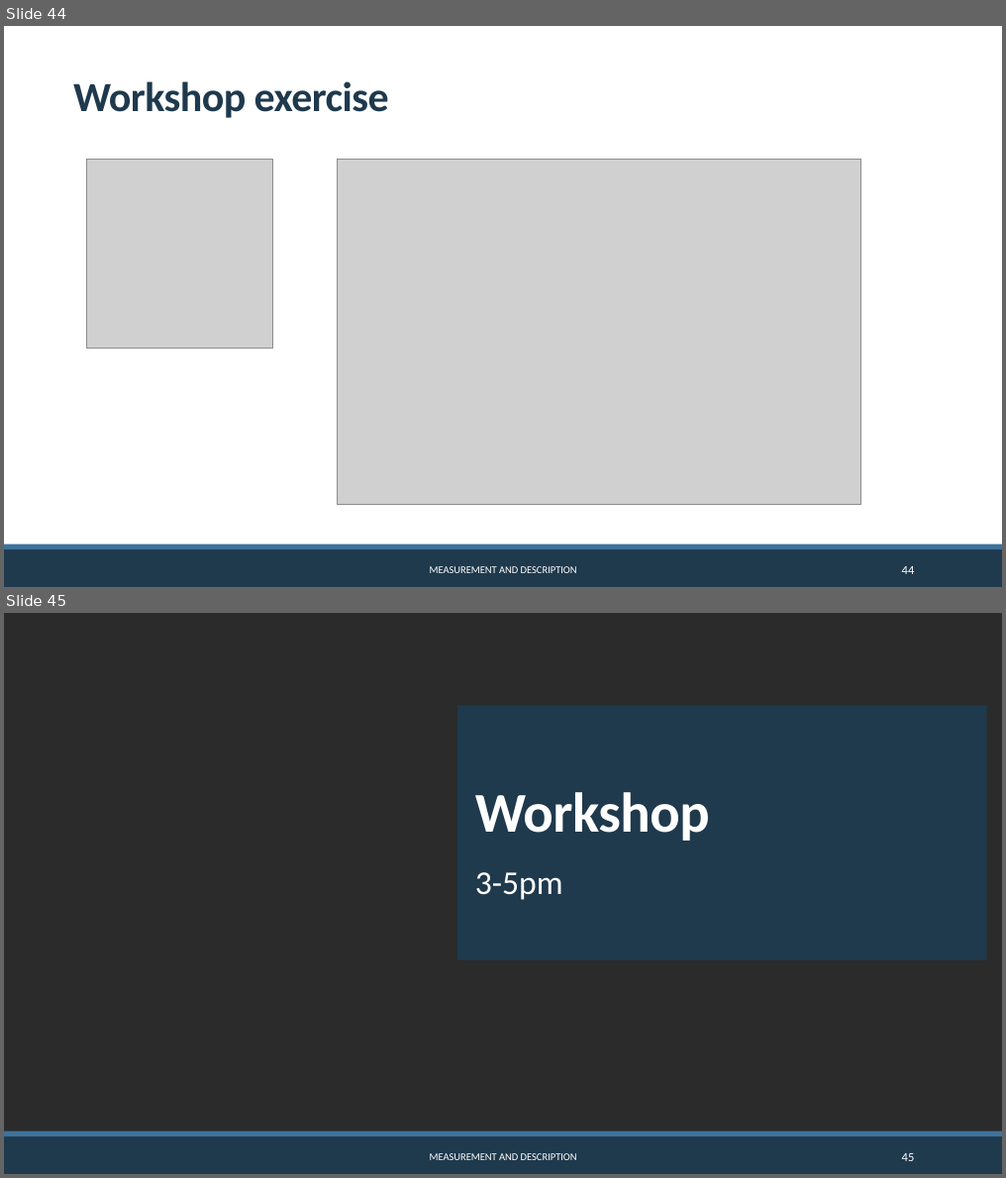
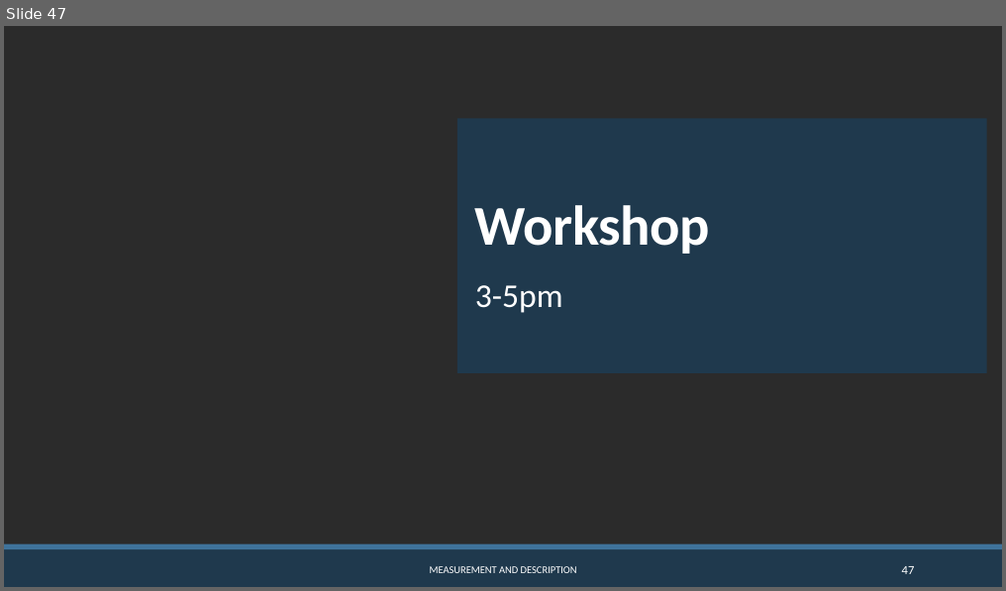
Before and after one commit to CGMoreh/SOC2069-QUANT-26, a slide deck: Materials/Slides/slides_w1.pptx. Shown one above the other, each under a label of ours: slides 44 and 45 before the commit, slide 47 after it. The pictures are 1006x1178 and 1006x591 pixels, drawn with LibreOffice and Linux fonts; fonts in the diff are those of the drawing; grey boxes stand for pictures; background and template pictures are left out; a plain dark background stands for a picture behind light text. Boxes give left, top, right and bottom in pixels: in the first picture for what was removed or moved away, otherwise in the second. Text is boxed around its words. In the diff, an @@ line names an element or a change of style, - is before the commit and + after.

```diff
--- a/Materials/Slides/slides_w1.pptx
+++ b/Materials/Slides/slides_w1.pptx
@@ slide 44 removed at box(4, 26, 1002, 587), background #FFFFFF; not listed: 2 template elements that a slide beside it also shows @@
@@ title removed at box(73, 81, 389, 118) @@
-Workshop exercise
@@ picture removed at box(86, 160, 273, 349) @@
@@ picture removed at box(338, 160, 862, 505) @@
@@ text removed at box(430, 567, 577, 573) @@
-MEASUREMENT AND DESCRIPTION
@@ page number removed at box(902, 567, 915, 574) @@
-44
@@ what was slide 45 is now slide 47 @@
@@ page number at box(902, 567, 915, 574): text changed @@
-45
+47
```
Also in this commit, not shown: 4 slides added, 1 other slide removed, 36 other files.
